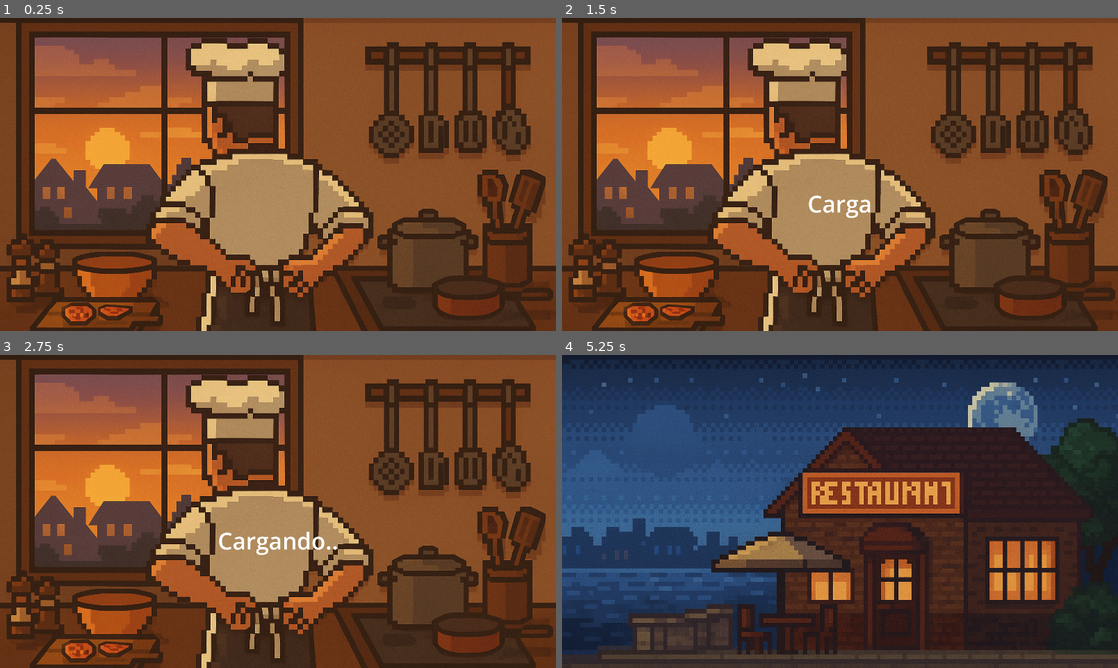
Above: before the commit, frames 1-4 (two rows, left to right).
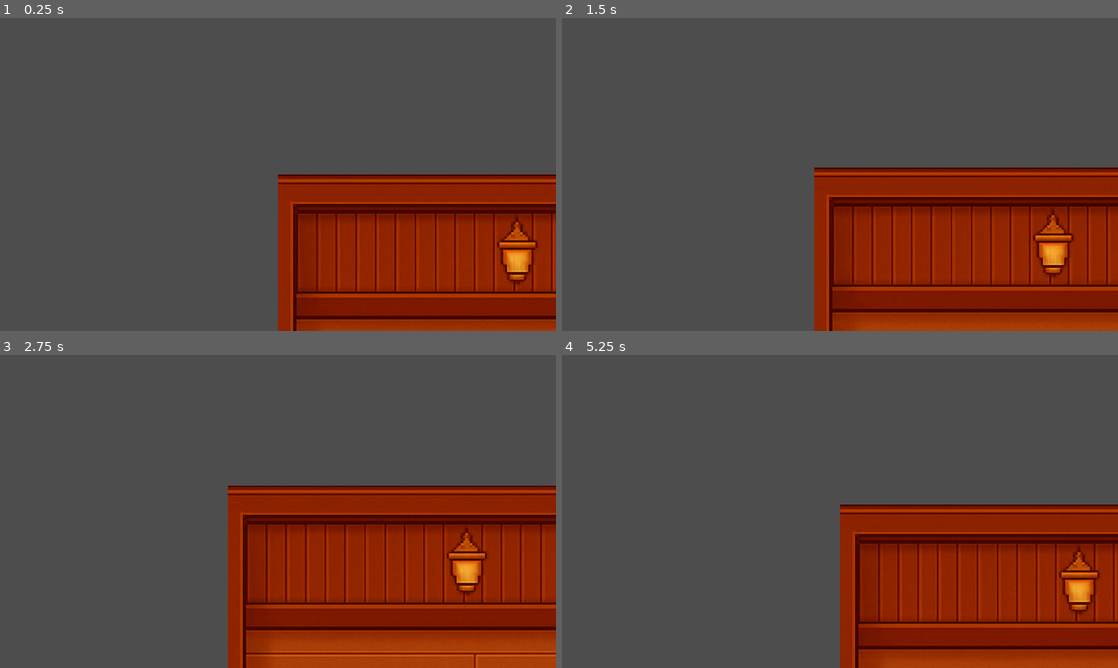
Above: after the commit, the same moments.

Repository: AlanLeo32/Rush---Dine
Game: Godot game, scene res://noche.tscn
The game is run twice, just before and just after one commit, with the same random seed, the same clock (stepped at 60 frames per second) and the same inputs. Before the commit the project starts from res://pantalla_de_carga.tscn.
Inputs:
- Up to frame 1 (0.25 s): no input
- Up to frame 2 (1.5 s): hold Right (ui_right) 0.53-1.28 s; hold Down (ui_down) from 1.28 s (still down)
- Up to frame 3 (2.75 s): release Down (ui_down) at 2.03 s; hold Right (ui_right) from 2.03 s (still down)
- Up to frame 4 (5.25 s): release Right (ui_right) at 2.78 s; hold Up (ui_up) 2.78-3.53 s; hold Left (ui_left) 3.53-5.03 s; hold Down (ui_down) from 5.03 s (still down)

The runs differ from the first frame. In frame 1, 96% of the frame differs, in the area x 0-100%, y 0-100%; in frame 2, 97%; in frame 3, 97%; in frame 4, 99%.

Commit message:
Escenario (falta pj)

Diff:
--- /dev/null
+++ b/rush-n-dine/MovimientoJugador.gd
@@ -0,0 +1,11 @@
+extends CharacterBody2D
+
+@export var velocidad := 120.0
+
+func _physics_process(delta):
+	var direccion := Vector2.ZERO
+	direccion.x = Input.get_action_strength("ui_right") - Input.get_action_strength("ui_left")
+	direccion.y = Input.get_action_strength("ui_down") - Input.get_action_strength("ui_up")
+
+	velocity = direccion.normalized() * velocidad
+	move_and_slide()
--- a/rush-n-dine/noche.tscn
+++ b/rush-n-dine/noche.tscn
@@ -1,3 +1,30 @@
-[gd_scene format=3 uid="uid://b06ljh2ch6dgm"]
+[gd_scene load_steps=5 format=3 uid="uid://b06ljh2ch6dgm"]
+
+[ext_resource type="Texture2D" uid="uid://bw1drquylkwba" path="res://FondoRestaurante.png" id="1_82aaw"]
+[ext_resource type="Script" uid="uid://48q3mwcmmijq" path="res://MovimientoJugador.gd" id="1_pgxyi"]
+
+[sub_resource type="RectangleShape2D" id="RectangleShape2D_pgxyi"]
+
+[sub_resource type="SpriteFrames" id="SpriteFrames_dhhgg"]
+animations = []
 
 [node name="Noche" type="Node2D"]
+
+[node name="CharacterBody2D" type="CharacterBody2D" parent="."]
+script = ExtResource("1_pgxyi")
+
+[node name="CollisionShape2D" type="CollisionShape2D" parent="CharacterBody2D"]
+shape = SubResource("RectangleShape2D_pgxyi")
+
+[node name="Camera2D" type="Camera2D" parent="CharacterBody2D"]
+
+[node name="AnimatedSprite2D" type="AnimatedSprite2D" parent="CharacterBody2D"]
+sprite_frames = SubResource("SpriteFrames_dhhgg")
+animation = &""
+
+[node name="Sprite2D" type="Sprite2D" parent="."]
+scale = Vector2(3.5, 3.5)
+texture = ExtResource("1_82aaw")
+centered = false
+
+[node name="CollisionShape2D" type="CollisionShape2D" parent="."]
--- a/rush-n-dine/project.godot
+++ b/rush-n-dine/project.godot
@@ -11,7 +11,7 @@
 [application]
 
 config/name="Rush n Dine"
-run/main_scene="uid://dwetbwewuxu3f"
+run/main_scene="uid://b06ljh2ch6dgm"
 config/features=PackedStringArray("4.4", "Mobile")
 config/icon="res://icon.svg"
 
Binary file added: rush-n-dine/FondoRestaurante.png
Not shown, added: rush-n-dine/FondoRestaurante.png.import
Not shown, added: rush-n-dine/MovimientoJugador.gd.uid
